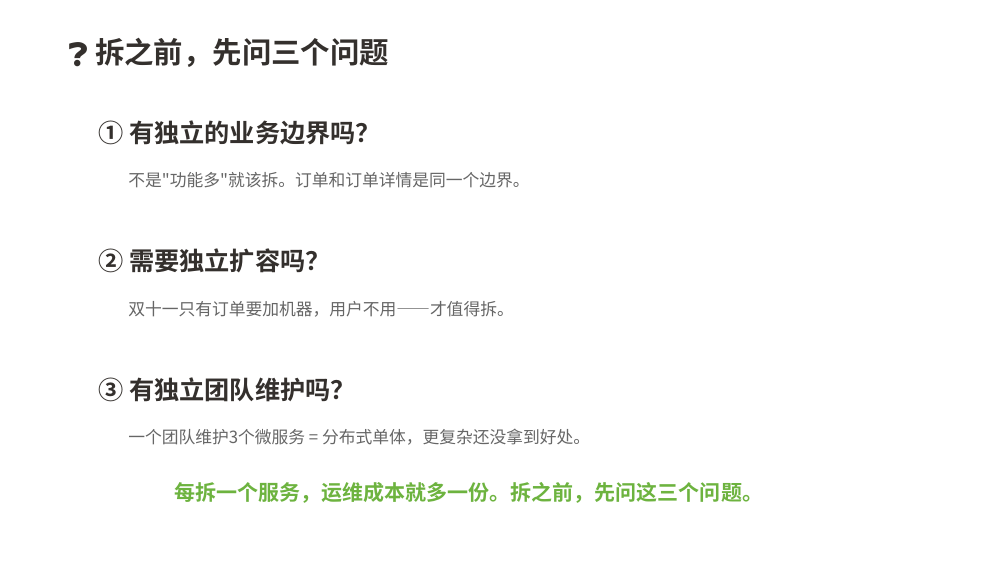
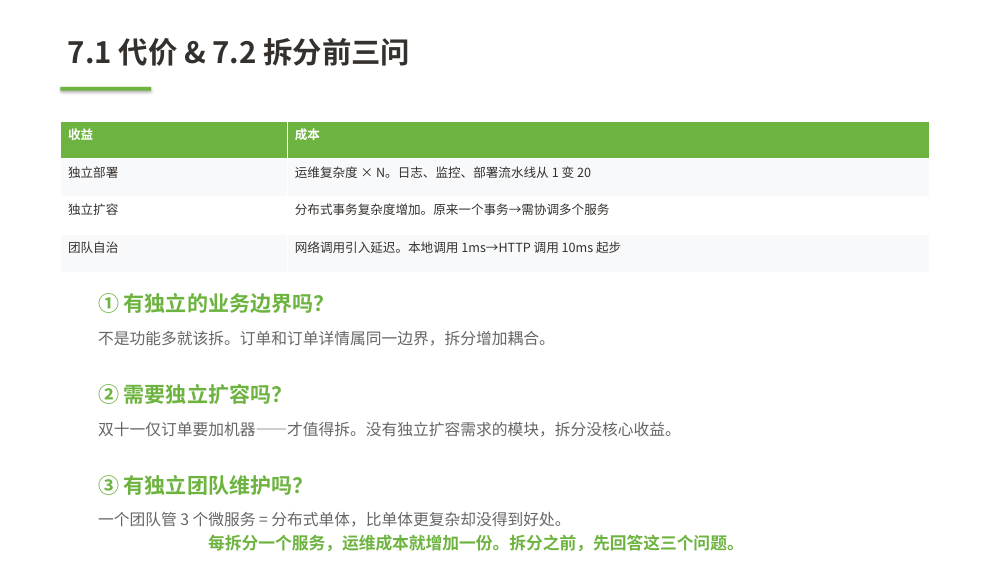
Before and after one commit to Akon1993/springboot-lesson, a slide deck: slide 32 of docs/slides.pptx (slide 40 before the commit). Drawn at 1008x567 pixels with LibreOffice and Linux fonts; fonts in the diff are those of the drawing. Boxes give left, top, right and bottom in pixels: in the first picture for what was removed or moved away, otherwise in the second. Text is boxed around its words. In the diff, an @@ line names an element or a change of style, - is before the commit and + after.

Commit message:
fix: PPTX重写为8章结构，修复代码对齐和布局问题
- 从12章旧结构重写为8章新结构
- 修复函数参数传递错误导致的布局异常
- Cloud组件更新为外卖平台比喻版本
- 代码块统一使用Courier New等宽字体
- 删除冗余的独立概念章，与大纲结构一致

```diff
--- a/docs/slides.pptx
+++ b/docs/slides.pptx
@@ text at box(68, 38, 410, 66): text changed @@
-❓ 拆之前，先问三个问题
+7.1 代价 & 7.2 拆分前三问
@@ rectangle added at box(60, 87, 151, 91), fill #6DB33F @@
@@ table added at box(60, 121, 930, 272), 4 rows, 2 columns @@
+收益 | 成本
+独立部署 | 运维复杂度 × N。日志、监控、部署流水线从 1 变 20
+独立扩容 | 分布式事务复杂度增加。原来一个事务→需协调多个服务
+团队自治 | 网络调用引入延迟。本地调用 1ms→HTTP 调用 10ms 起步
@@ size 24 to 20 pt, text colour #34302D to #6DB33F in 3 elements at box(98, 475, 313, 495), box(98, 384, 292, 404), box(98, 293, 334, 313) @@
@@ text "① 有独立的业务边界吗？": place and size @@
-text "① 有独立的业务边界吗？" at box(98, 120, 381, 145)
+text "① 有独立的业务边界吗？" at box(98, 293, 334, 313)
@@ text removed at box(128, 301, 513, 317) @@
-双十一只有订单要加机器，用户不用——才值得拆。
@@ text at box(98, 331, 555, 346): text changed; size 16 to 15 pt @@
-不是"功能多"就该拆。订单和订单详情是同一个边界。
+不是功能多就该拆。订单和订单详情属同一边界，拆分增加耦合。
@@ text "② 需要独立扩容吗？": place and size @@
-text "② 需要独立扩容吗？" at box(98, 248, 331, 273)
+text "② 需要独立扩容吗？" at box(98, 384, 292, 404)
@@ text added at box(98, 422, 681, 437), 15 pt, text #666666 @@
+双十一仅订单要加机器——才值得拆。没有独立扩容需求的模块，拆分没核心收益。
@@ text "③ 有独立团队维护吗？": place and size @@
-text "③ 有独立团队维护吗？" at box(98, 377, 356, 402)
+text "③ 有独立团队维护吗？" at box(98, 475, 313, 495)
@@ text at box(98, 512, 570, 527): text changed; size 16 to 15 pt @@
-一个团队维护3个微服务 = 分布式单体，更复杂还没拿到好处。
+一个团队管 3 个微服务 = 分布式单体，比单体更复杂却没得到好处。
@@ text at box(208, 534, 744, 551): text changed; size 20 to 16 pt @@
-每拆一个服务，运维成本就多一份。拆之前，先问这三个问题。
+每拆分一个服务，运维成本就增加一份。拆分之前，先回答这三个问题。
```
Also in this commit, not shown: 13 other slides changed, 21 slides added, 29 slides removed, 1 other file.
